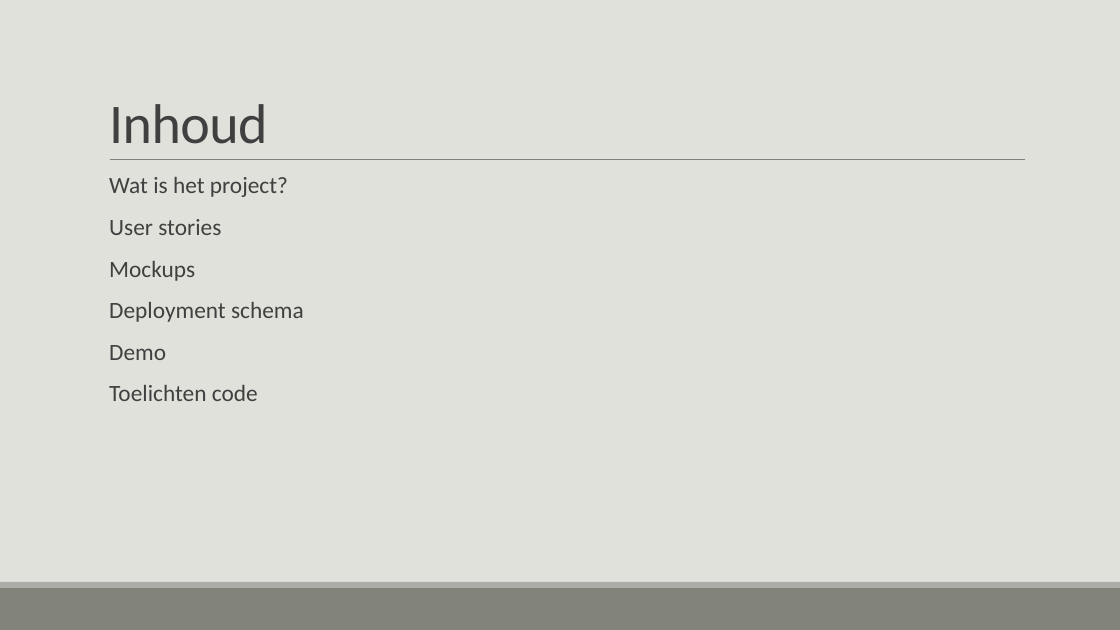
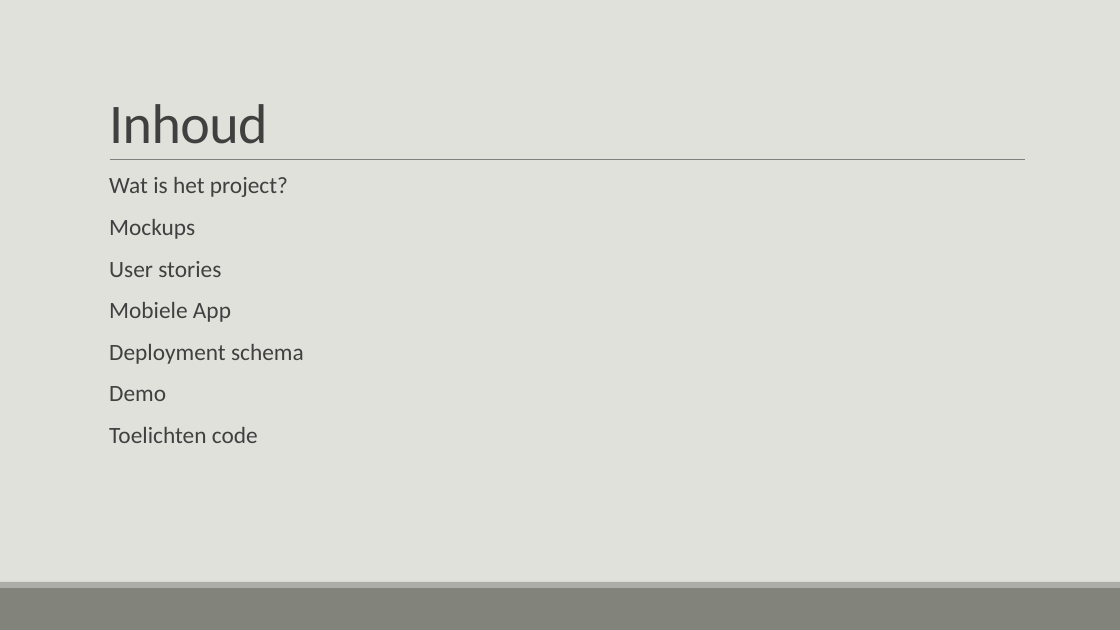
Before and after one commit to Cybersquad1/CA-Paperless-Office-LHS, a slide deck: slide 2 of doc/Presentatie.pptx. Drawn at 1120x630 pixels with LibreOffice and Linux fonts; fonts in the diff are those of the drawing. Boxes give left, top, right and bottom in pixels: in the first picture for what was removed or moved away, otherwise in the second. Text is boxed around its words. In the diff, an @@ line names an element or a change of style, - is before the commit and + after.

```diff
--- a/doc/Presentatie.pptx
+++ b/doc/Presentatie.pptx
@@ text at <box>109,219,195,239</box>: paragraph added @@
+  Mockups
@@ text at <box>109,302,231,322</box>: text changed @@
-  Mockups
+  Mobiele App
```
Also in this commit, not shown: 2 slides added.
